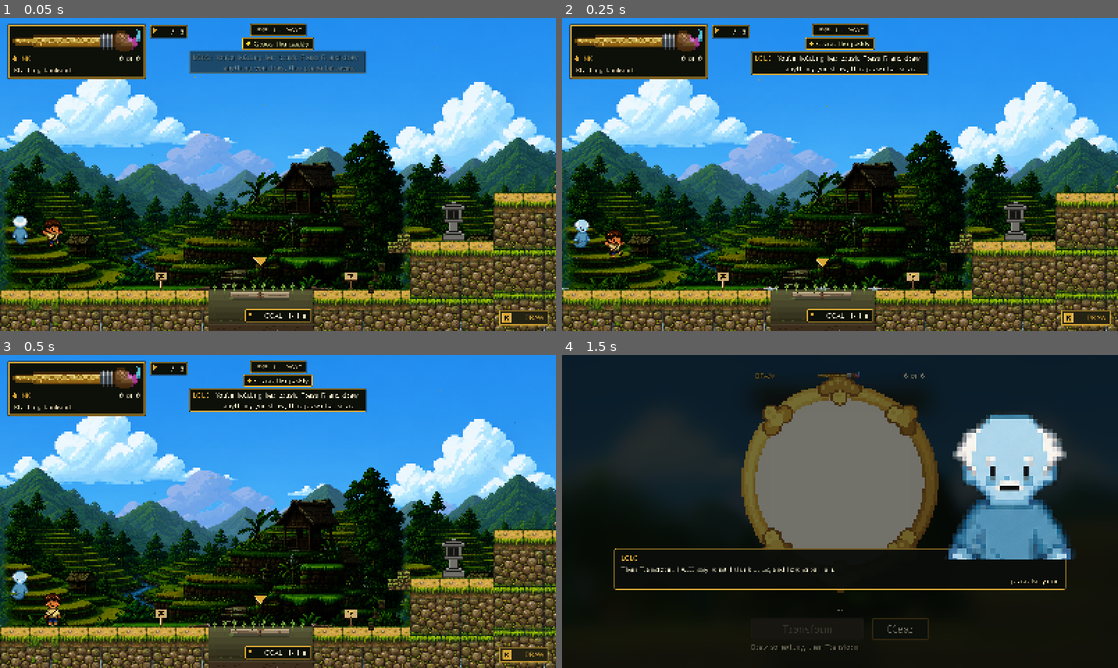
Above: before the commit, frames 1-4 (two rows, left to right).
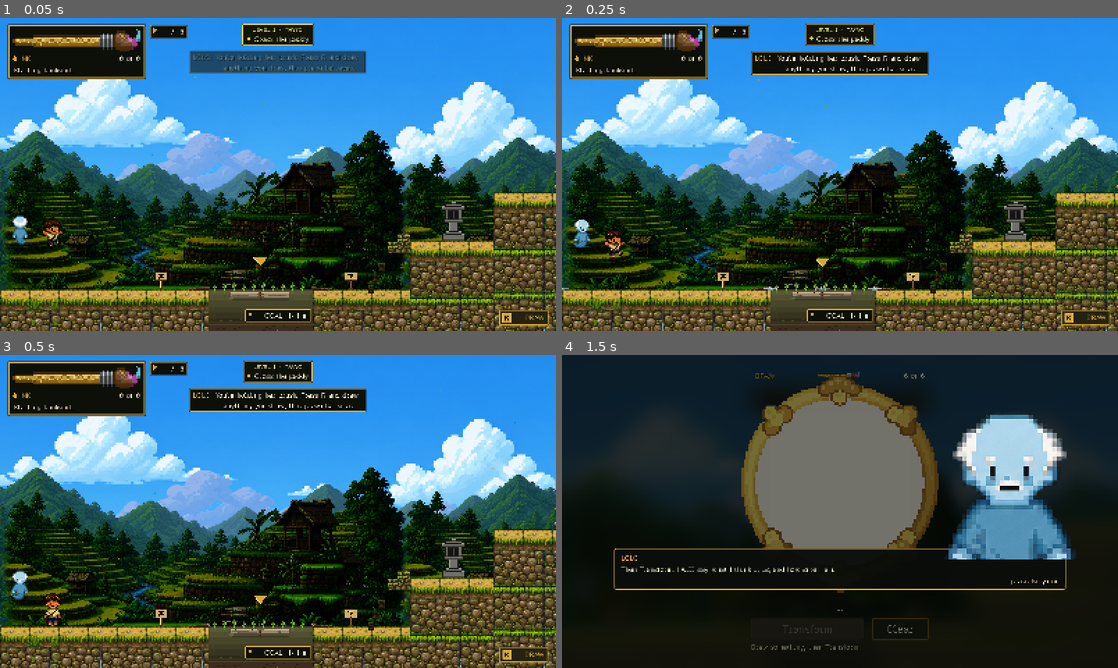
Above: after the commit, the same moments.

Repository: hyuuuan/OBRA
Game: Godot game, scene res://game_level.tscn
Two runs of this game, one before a commit and one after it. Both use one fixed random seed, a clock stepped at 60 frames per second and the inputs below. This scene is started directly instead of the project's main scene.
Inputs (mouse positions are in pixels of both pictures, inside the frame that each line leads up to):
- Up to frame 1 (0.05 s): no input
- Up to frame 2 (0.25 s): no input
- Up to frame 3 (0.5 s): no input
- Up to frame 4 (1.5 s): click "DRAW" at 0.5 s; tap Enter (ui_accept) at 1.25 s; drag from (840, 483) to (823, 642) at 1.27 s

The runs differ from the first frame. In frame 1, 0.7% of the frame differs, in the area x 43-99%, y 1-98%; in frame 2, 0.7%; in frame 3, 0.6%; in frame 4, nothing differs.

Commit message:
The level's name and the objective are one chip, not two stacked boxes
Under the top edge sat the badge, the objective chip under it, and
Lolo's box under the pair -- three framed boxes in a column down the
middle of the screen. Kent: "everything is overlapping against each
other". They are one object: a small line naming the place, the task
under it. The banner adopts the badge label, so everything that writes
the beat's name into it still does.

Diff:
--- a/game/scripts/level_base.gd
+++ b/game/scripts/level_base.gd
@@ -2247,7 +2247,9 @@
 	ink_label.visible = false
 	# The two readouts at the far corners get the same frame, so the HUD is one language
 	# rather than two framed things and two lines of text floating on the level art.
-	_wrap_in_chip(level_badge, "top_centre", Vector2(0.0, 18.0), 0.0)
+	# ⚠ NOT ITS OWN CHIP ANY MORE. The badge and the objective under it were two framed boxes
+	# in a column with the story box under them; they are one chip now, and the objective
+	# banner owns it. See ObjectiveBanner.adopt_place.
 	# ⚠ BOTTOM CENTRE, BECAUSE THE BOTTOM RIGHT IS THE VERBS NOW. R and Q moved to that
 	# corner (thesis §4.5.3.5: "the Draw button sits at the lower-right"), and a tutorial
 	# callout anchored above the Draw button lands exactly where this chip was sitting --
@@ -2280,6 +2282,7 @@
 	objective_banner = ObjectiveBanner.new()
 	objective_banner.name = "ObjectiveBanner"
 	$CanvasLayer.add_child(objective_banner)
+	objective_banner.adopt_place(level_badge)
 
 
 ## Ask the level what the player should be doing, and show it. Public so a probe can ask on
--- a/game/scripts/objective_banner.gd
+++ b/game/scripts/objective_banner.gd
@@ -18,12 +18,21 @@
 ## ⚠ THE WORDS COME FROM THE LEVEL'S CONFIG, not from here, so the audit that keeps every
 ## line of dialogue from naming a class the player has not earned can read them too.
 
-## Under the badge, which owns y 18..52.
-const TOP := 56.0
+## ⚠ THE BADGE IS INSIDE THIS NOW, so this sits where the badge used to. Where the player is
+## and what they are doing there were two chips stacked on top of each other under the top
+## edge, with Lolo's box under the pair of them -- three framed boxes in a column down the
+## middle of the screen, which is what "everything is overlapping" looks like from outside
+## even when the rectangles do not actually touch. They are one object: a small line naming
+## the place, and the task under it.
+const TOP := 18.0
 ## Longer than this is a sentence, and a sentence belongs to Lolo.
 const MAX_WIDTH := 640.0
 
 var _panel: PanelContainer
+var _column: VBoxContainer
+## The level's own name, kept by the level and drawn in here. Adopted rather than copied, so
+## whatever writes "LEVEL 1 · PAYYO · ANG TULAY" goes on writing to the same label.
+var _place: Label
 var _mark: Control
 var _label: Label
 var _text := ""
@@ -41,10 +50,18 @@
 	_panel.add_theme_stylebox_override(&"panel", UISkin.chip(12.0, 4.0))
 	add_child(_panel)
 
+	_column = VBoxContainer.new()
+	_column.name = "Column"
+	_column.mouse_filter = Control.MOUSE_FILTER_IGNORE
+	_column.add_theme_constant_override(&"separation", 1)
+	_panel.add_child(_column)
+
 	var row := HBoxContainer.new()
+	row.name = "Row"
 	row.mouse_filter = Control.MOUSE_FILTER_IGNORE
 	row.add_theme_constant_override(&"separation", 9)
-	_panel.add_child(row)
+	row.alignment = BoxContainer.ALIGNMENT_CENTER
+	_column.add_child(row)
 
 	_mark = Control.new()
 	_mark.name = "Mark"
@@ -60,6 +77,24 @@
 	_label.mouse_filter = Control.MOUSE_FILTER_IGNORE
 	_label.text_overrun_behavior = TextServer.OVERRUN_TRIM_ELLIPSIS
 	row.add_child(_label)
+
+
+## The badge moves in here, above the objective and centred over it. The level still owns the
+## label and still writes the beat's name into it; this decides where it is drawn.
+func adopt_place(label: Label) -> void:
+	if label == null:
+		return
+	if label.get_parent() != null:
+		label.get_parent().remove_child(label)
+	_place = label
+	label.mouse_filter = Control.MOUSE_FILTER_IGNORE
+	label.horizontal_alignment = HORIZONTAL_ALIGNMENT_CENTER
+	label.size_flags_horizontal = Control.SIZE_EXPAND_FILL
+	_column.add_child(label)
+	_column.move_child(label, 0)
+	label.resized.connect(_relayout)
+	visible = true
+	_relayout.call_deferred()
 
 
 func _ready() -> void:
@@ -78,7 +113,11 @@
 		return
 	_text = value
 	_label.text = value
-	visible = not value.is_empty()
+	_label.visible = not value.is_empty()
+	_mark.visible = _label.visible
+	# The chip stays up for the place line even with no task in it: the level's name is the
+	# one thing on this screen that is always true.
+	visible = _label.visible or (_place != null and not _place.text.is_empty())
 	if not visible:
 		return
 	_relayout()
@@ -103,6 +142,13 @@
 		return
 	var width := font.get_string_size(_text, HORIZONTAL_ALIGNMENT_LEFT, -1.0, font_size).x
 	_label.custom_minimum_size = Vector2(ceilf(minf(width, MAX_WIDTH)), 0.0)
+	# The chip is as wide as the wider of its two lines, and the place line is centred in it.
+	if _place != null:
+		var place_font := _place.get_theme_font(&"font")
+		var place_size := _place.get_theme_font_size(&"font_size")
+		if place_font != null:
+			_place.custom_minimum_size = Vector2(ceilf(minf(place_font.get_string_size(
+				_place.text, HORIZONTAL_ALIGNMENT_CENTER, -1.0, place_size).x, MAX_WIDTH)), 0.0)
 	_panel.reset_size()
 	var wanted := _panel.get_combined_minimum_size()
 	_panel.size = wanted
